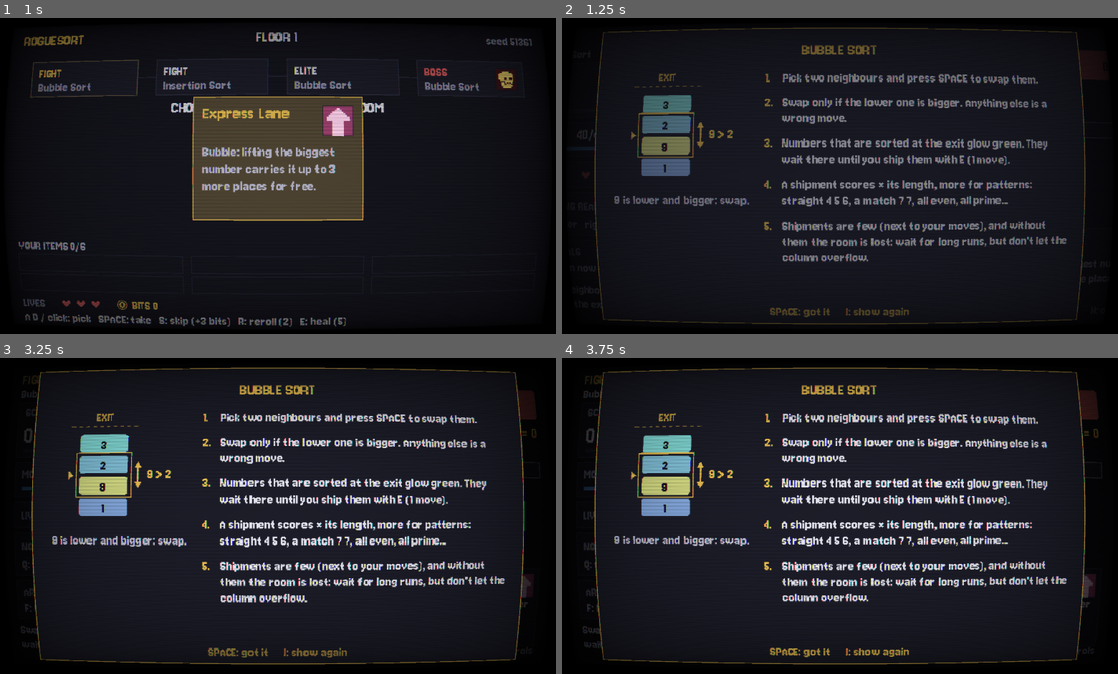
Above: before the commit, frames 1-4 (two rows, left to right).
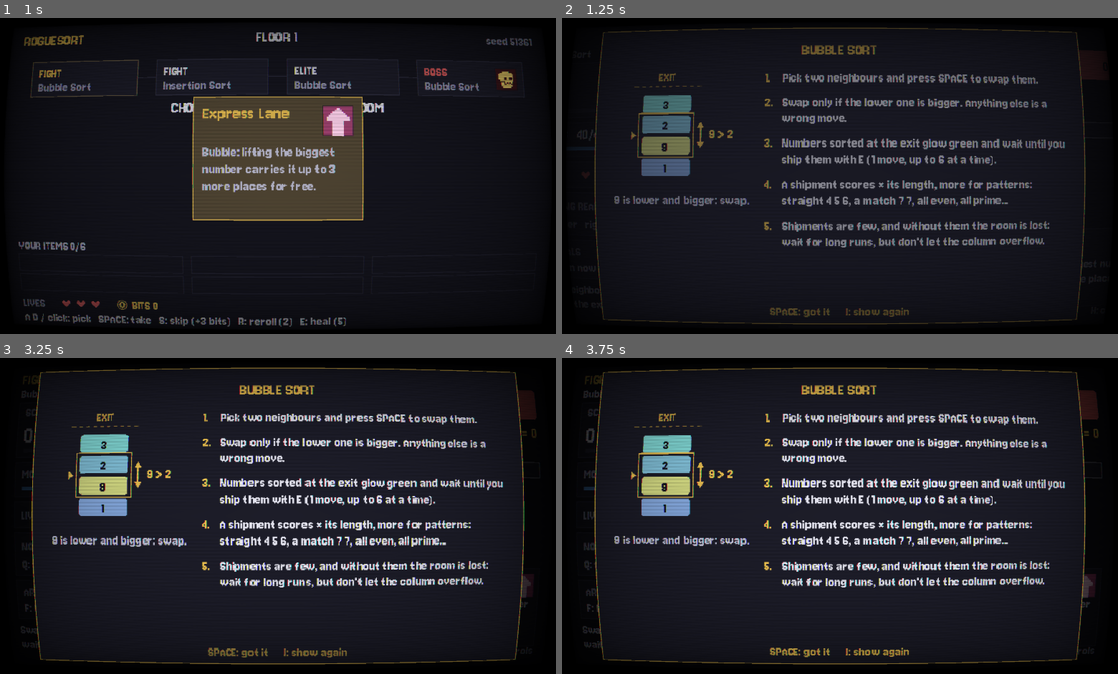
Above: after the commit, the same moments.

Repository: czarnabulka/Sortlite
Game: Godot game, scene res://ui/main.tscn
The game is run twice, just before and just after one commit, with the same random seed, the same clock (stepped at 60 frames per second) and the same inputs.
Inputs (mouse positions are in pixels of both pictures, inside the frame that each line leads up to):
- Up to frame 1 (1 s): tap Enter at 0.5, 0.6 s; move the mouse to (405, 160) at 0.52 s; hold Right from 0.53 s (still down); click (405, 160) at 0.67 s; tap Space at 0.77 s; tap E at 0.8 s
- Up to frame 2 (1.25 s): keep holding Right; tap Space at 1.07 s
- Up to frame 3 (3.25 s): move the mouse to (161, 531) at 1.27 s; release Right at 1.28 s; hold Down 1.28-2.03 s; tap E at 1.35 s; click (161, 531) at 1.42 s; tap Space at 1.52, 1.82, 3.02 s; tap Q at 1.55, 2.1 s; move the mouse to (333, 446) at 2.02 s; hold Right 2.03-2.78 s; click (333, 446) at 2.17 s; tap H at 2.3, 2.85 s; move the mouse to (250, 579) at 2.77 s; hold Up from 2.78 s (still down); click (250, 579) at 2.92 s; tap I at 3.05 s
- Up to frame 4 (3.75 s): tap Space at 3.32 s; move the mouse to (1012, 563) at 3.52 s; release Up at 3.53 s; hold Left from 3.53 s (still down); tap I at 3.6 s; click (1012, 563) at 3.67 s

Frame 1 is identical in both runs. In frame 2, 2.8% of the frame differs, in the area x 39-91%, y 38-78%; in frame 3, 2.9%; in frame 4, 2.9%.

Commit message:
Cap a shipment at 6 numbers
- E ships at most 6 ready numbers (Run.MAX_SHIP); the rest wait for the
  next shipment. In Insertion and Quick the whole column becomes ready at
  once, and a strong build cleared Quick rooms with one shipment in 43% of
  runs; with the cap it is 14-19%. A cap of 7 changed nothing, 5 cut
  normal wins to 36-58%.
- Insertion and Quick targets lowered to match (4700, 5700, 8000).
- The ship box and the shipping rule name the cap; three rule lines
  shortened so the Polish cards fit.
- Simulator: --cap N for experiments. Test, docs and chart updated.

Co-Authored-By: Claude Opus 5.5 <noreply@anthropic.com>

Diff:
--- a/core/bots/bots.gd
+++ b/core/bots/bots.gd
@@ -56,7 +56,7 @@
 	var room := session.room
 	if not room.manual_ship:
 		return choose_for(room)
-	var ready := room.ready_count()
+	var ready := room.shippable()
 	if policy == GREEDY:
 		return {"type": Events.SHIP, "count": ready} if ready > 0 else choose_for(room)
 	return _smart(session, ready)
--- a/core/room.gd
+++ b/core/room.gd
@@ -26,6 +26,9 @@
 ## player has to wait for runs worth a shipment. At 0 the room is lost
 ## unless the target is already met.
 var ships_left := -1
+## Ship rooms: the most numbers one shipment may hold (-1 = no limit;
+## runs use Run.MAX_SHIP).
+var max_ship := -1
 ## The score cannot go past this (-1 = no cap). A boss's phase shield: one
 ## big shipment cannot skip a phase, the points over it are lost.
 var score_cap := -1
@@ -65,7 +68,7 @@
 	var shipping: bool = move.get("type") == Events.SHIP
 	if shipping:
 		var n: int = move.get("count", 0)
-		if not manual_ship or n < 1 or n > ready_count() or ships_left == 0:
+		if not manual_ship or n < 1 or n > shippable() or ships_left == 0:
 			return false
 	elif not algorithm.is_legal(board, move):
 		return false
@@ -145,7 +148,7 @@
 		if algorithm.move_cost(board, m) <= budget:
 			out.append(m)
 	if manual_ship and budget >= 1 and ships_left != 0:
-		for n in range(1, ready_count() + 1):
+		for n in range(1, shippable() + 1):
 			out.append({"type": Events.SHIP, "count": n})
 	return out
 
@@ -154,6 +157,12 @@
 ## them there until shipped; classic rooms have 0 between moves).
 func ready_count() -> int:
 	return algorithm.ready_count(board)
+
+
+## How many of the ready numbers one shipment may take now.
+func shippable() -> int:
+	var ready := ready_count()
+	return ready if max_ship < 0 else mini(ready, max_ship)
 
 
 ## Points an element brings before any multiplier.
--- a/core/room_session.gd
+++ b/core/room_session.gd
@@ -54,6 +54,8 @@
 	"ship": false,
 	## Ship room: shipments per room (Room.ships_left), -1 = no limit.
 	"ships": -1,
+	## Ship room: the most numbers in one shipment (Room.max_ship), -1 = any.
+	"max_ship": -1,
 }
 
 var room: Room
@@ -121,6 +123,7 @@
 			cfg["target"], budget_max, bus, true)
 	room.manual_ship = bool(cfg["ship"])
 	room.ships_left = cfg["ships"] if room.manual_ship else -1
+	room.max_ship = int(cfg["max_ship"]) if room.manual_ship else -1
 	# The boss's phase shield: nothing gets past half of its HP before it is
 	# enraged, so even the biggest shipment cannot one-shot it.
 	if boss != BOSS_NONE:
--- a/core/run.gd
+++ b/core/run.gd
@@ -17,6 +17,10 @@
 const REROLL_COST := 2
 const HEAL_COST := 5
 const SKIP_BITS := 3
+## The most numbers one shipment may hold. In Insertion and Quick the whole
+## column becomes ready at once, and without a cap a strong build cleared
+## Quick rooms with one shipment in 43% of runs (16% with it).
+const MAX_SHIP := 6
 ## The shop opens once this many rooms are cleared (not after the last one).
 const SHOP_AFTER: Array[int] = [2, 4, 6]
 const SHOP_SIZE := 3
@@ -69,7 +73,7 @@
 	&"fight_bubble": {"kind": FIGHT, "algorithm": Algorithms.BUBBLE, "target": 1500, "budget": 40,
 			"ship_cfg": {"every_moves": 4, "target": 4000, "ships": 7}},
 	&"fight_insertion": {"kind": FIGHT, "algorithm": Algorithms.INSERTION, "target": 2800, "budget": 40,
-			"ship_cfg": {"every_moves": 2, "target": 5000, "ships": 5}},
+			"ship_cfg": {"every_moves": 2, "target": 4700, "ships": 5}},
 	&"elite_bubble": {"kind": ELITE, "algorithm": Algorithms.BUBBLE, "kind_data": DataGen.REVERSED,
 			"start": 5, "every_moves": 4, "target": 1800, "budget": 45,
 			"ship_cfg": {"every_moves": 5, "target": 3200, "ships": 7}},
@@ -77,7 +81,7 @@
 	# shipping at once would always be best: ship rooms use duplicates instead.
 	&"elite_insertion": {"kind": ELITE, "algorithm": Algorithms.INSERTION, "kind_data": DataGen.REVERSED,
 			"start": 7, "every_moves": 4, "target": 3000, "budget": 45,
-			"ship_cfg": {"kind_data": DataGen.DUPES, "target": 6000, "ships": 6}},
+			"ship_cfg": {"kind_data": DataGen.DUPES, "target": 5700, "ships": 6}},
 	&"boss_adversary": {"kind": BOSS, "algorithm": Algorithms.BUBBLE, "feed": RoomSession.FEED_ADVERSARY,
 			"boss": RoomSession.BOSS_ADVERSARY, "strike_every": 4, "start": 5, "every_moves": 4,
 			"target": 2400, "budget": 60,
@@ -93,7 +97,7 @@
 	# Splits hand out long sorted runs by themselves, so with more shipments
 	# shipping at once was nearly as good as waiting: Quick rooms get 4.
 	&"fight_quick": {"kind": FIGHT, "algorithm": Algorithms.QUICK, "target": 4000, "budget": 40,
-			"ship_cfg": {"every_moves": 3, "target": 8500, "ships": 4}},
+			"ship_cfg": {"every_moves": 3, "target": 8000, "ships": 4}},
 	&"elite_pancake": {"kind": ELITE, "algorithm": Algorithms.PANCAKE, "start": 6, "target": 2300, "budget": 40,
 			"every_moves": 2, "ship_cfg": {"every_moves": 3, "target": 8000, "ships": 7}},
 	# Many equal numbers: a pivot sends its equals to one side, so the
@@ -308,6 +312,7 @@
 		"boss": r.get("boss", RoomSession.BOSS_NONE),
 		"strike_every": r.get("strike_every", 5),
 		"ships": r.get("ships", -1),
+		"max_ship": MAX_SHIP if p_ship else -1,
 	}
 
 
--- a/i18n/strings.csv
+++ b/i18n/strings.csv
@@ -126,10 +126,10 @@
 HINT_SHIP_BUBBLE,Swap neighbours. Sorted numbers wait at the exit: E ships them.,Zamieniaj sąsiadów. Posortowane czekają przy wyjściu: E je wysyła.
 HINT_SHIP_INSERTION,Put the gold key into the sorted top. E ships the ready ones.,Wstaw złoty klucz wyżej. E wysyła gotowe.
 HELP_SHIP,E / Q / right-click|ship the ready run / fewer / up to here,E / Q / PPM|wyślij gotowe / mniej / do tej
-RULES_SHIP_1,Numbers that are sorted at the exit glow green. They wait there until you ship them with E (1 move).,"Liczby posortowane przy wyjściu świecą na zielono. Czekają, aż wyślesz je klawiszem E (1 ruch)."
+RULES_SHIP_1,"Numbers sorted at the exit glow green and wait until you ship them with E (1 move, up to %d at a time).","Posortowane przy wyjściu świecą na zielono i czekają, aż wyślesz je klawiszem E (1 ruch, najwyżej %d naraz)."
 RULES_SHIP_2,"A shipment scores × its length, more for patterns: straight 4 5 6, a match 7 7, all even, all prime...","Wysyłka daje × swoją długość, więcej za wzory: strit 4 5 6, komplet 7 7, same parzyste, same pierwsze..."
 SHIPS,SHIPS,WYSYŁKI
-RULES_SHIP_3,"Shipments are few (next to your moves), and without them the room is lost: wait for long runs, but don't let the column overflow.","Wysyłek jest mało (obok ruchów), a bez nich przegrywasz pokój: czekaj na długie serie, ale nie przepełnij kolumny."
+RULES_SHIP_3,"Shipments are few, and without them the room is lost: wait for long runs, but don't let the column overflow.","Wysyłek jest mało, a bez nich przegrywasz pokój: czekaj na długie serie, ale nie przepełnij kolumny."
 HELP_MENU,ESC|menu: settings / quit,ESC|menu: ustawienia / wyjście
 MENU_TAGLINE,a roguelite about sorting,roguelite o sortowaniu
 MENU_PLAY,New run,Nowy run
@@ -177,7 +177,7 @@
 HINT_SHIP_QUICK,"Pick a pivot to split a segment. E ships the ready ones.","Wybierz pivot, żeby podzielić odcinek. E wysyła gotowe."
 RULES_QUICK_1,Numbers not yet in their place form segments (the brackets). Pick a pivot in one and press SPACE.,Liczby jeszcze nie na swoim miejscu tworzą odcinki (nawiasy). Wybierz w jednym pivot i wciśnij SPACJĘ.
 RULES_QUICK_2,"The segment splits: smaller numbers go above the pivot, the rest below, and the pivot lands in its place.","Odcinek się dzieli: mniejsze idą nad pivot, reszta pod niego, a pivot trafia na swoje miejsce."
-RULES_QUICK_3,A split costs 1 move per other number in the segment. A middle value is cheap; the smallest reaches the exit sooner.,Podział kosztuje 1 ruch za każdą inną liczbę w odcinku. Środkowa wartość jest tania; najmniejsza szybciej trafia do wyjścia.
+RULES_QUICK_3,"A split costs 1 move per other number in the segment. A middle value is cheap; the smallest leaves sooner.","Podział kosztuje 1 ruch za każdą inną liczbę odcinka. Środkowa jest tania, najmniejsza szybciej wychodzi."
 RULES_QUICK_4,"The smallest number leaves through the exit. When the top is sorted, several leave in a chain.","Najmniejsza liczba wychodzi wyjściem. Gdy góra jest posortowana, kilka wychodzi łańcuchem."
 RULES_PIC_QUICK,Pivot 4: 2 goes above it.,Pivot 4: 2 idzie nad niego.
 PIVOT,PIVOT,PIVOT
@@ -191,3 +191,4 @@
 SHOP_SOLD,SOLD,SPRZEDANE
 SHOP_SHIP_BOUGHT,+%d shipment next room,+%d wysyłka w następnym pokoju
 SHOP_KEYS,A D / click: choose   SPACE: buy   E: +1 shipment next room (%d)   R: restock (%d)   S: leave,A D / klik: wybór   SPACJA: kup   E: +1 wysyłka (%d)   R: nowy towar (%d)   S: wyjdź
+SHIP_CAP,up to %d per shipment,najwyżej %d na wysyłkę
--- a/sim/sim_rooms.gd
+++ b/sim/sim_rooms.gd
@@ -13,7 +13,9 @@
 
 ## Options after `--`: `--seeds 100` (default 300), `--only fight_bubble`
 ## (or a prefix with `*`: `--only "*quick"`), `--ship` (skip the classic rows),
-## `--items 0,2` (how many random items, one row each; default 0,2). Items are
+## `--items 0,2` (how many random items, one row each; default 0,2),
+## `--cap 6` (at most that many numbers per shipment instead of
+## Run.MAX_SHIP; `--cap -1` = no cap). Items are
 ## drawn from those that work in the room's algorithm. By floor 2 a player
 ## holds 4-5 items: `--items 4,5`. `--build sieve,doubler` plays a fixed
 ## build instead (in that slot order), to see what a chosen build does.
@@ -22,6 +24,8 @@
 ## target: a room that one hand can clear has no ship decision left.
 var seeds := 300
 var build: Array[StringName] = []
+## The shipment cap to play with; -2 = the room's own (Run.MAX_SHIP).
+var cap := -2
 
 
 func _initialize() -> void:
@@ -39,6 +43,9 @@
 		counts.clear()
 		for n in args[i + 1].split(",", false):
 			counts.append(int(n))
+	i = args.find("--cap")
+	if i >= 0 and i + 1 < args.size():
+		cap = int(args[i + 1])
 	i = args.find("--build")
 	if i >= 0 and i + 1 < args.size():
 		for id in args[i + 1].split(",", false):
@@ -82,6 +89,8 @@
 		var cfg := cfg0.duplicate()
 		cfg["enrage_at"] = ceili(target / 2.0)
 		cfg["target"] = 1_000_000_000
+		if cap != -2:
+			cfg["max_ship"] = cap
 		var session := RoomSession.new(s, RoomSession.ArrivalMode.TURNS, items, cfg)
 		session.start()
 		var guard := 0
--- a/tests/test_ship.gd
+++ b/tests/test_ship.gd
@@ -192,6 +192,21 @@
 		check_eq(ship.ships_max, ship.room.ships_left, "%s: max for the screen" % key)
 		var classic := RoomSession.new(1, RoomSession.ArrivalMode.TURNS, [], Run.session_config(Run.ROOMS[key], false))
 		check_eq(classic.room.ships_left, -1, "%s: classic rooms have no limit" % key)
+		check_eq(ship.room.max_ship, Run.MAX_SHIP, "%s: shipments are capped" % key)
+		check_eq(classic.room.max_ship, -1, "%s: classic rooms have no cap" % key)
+
+
+func test_a_shipment_holds_at_most_max_ship() -> void:
+	var room := _ship_room([1, 2, 3, 4, 5])  # all five ready at the top
+	room.max_ship = 3
+	check_eq(room.ready_count(), 5, "five ready")
+	check_eq(room.shippable(), 3, "three may go")
+	check(not room.play({"type": Events.SHIP, "count": 4}), "four is over the cap")
+	var counts: Array = room.affordable_moves().filter(func(m: Dictionary) -> bool:
+		return m.get("type") == Events.SHIP).map(func(m: Dictionary) -> int: return m["count"])
+	check_eq(counts, [1, 2, 3], "ship moves offered up to the cap")
+	check(room.play({"type": Events.SHIP, "count": 3}), "three ship")
+	check_eq(room.board.values(), [1, 2], "the rest wait for the next shipment")
 
 
 func test_insertion_elite_ship_room_uses_duplicates() -> void:
--- a/ui/room_view.gd
+++ b/ui/room_view.gd
@@ -265,9 +265,10 @@
 	return session.room.manual_ship
 
 
-## How many numbers E would ship now (0 when nothing is ready).
+## How many numbers E would ship now (0 when nothing is ready); at most
+## Room.max_ship, however long the ready run is.
 func ship_count() -> int:
-	var ready := session.room.ready_count()
+	var ready := session.room.shippable()
 	if ready == 0:
 		return 0
 	return ready if ship_n < 0 else clampi(ship_n, 1, ready)
@@ -386,7 +387,7 @@
 				var c := _cell_at(local)
 				if is_ship() and not is_over() and c >= 0:
 					var d := _exit_distance(c)
-					if d <= session.room.ready_count():
+					if d <= session.room.shippable():
 						if d == ship_count():
 							_ship()
 						else:
@@ -1067,6 +1068,8 @@
 	_text(tr("SHIP_N") % n, Vector2(x + 8, box.position.y + 20), S, Palette.TEXT)
 	_text("×%d" % int(hand["mult"]), Vector2(x + 8, box.position.y + 21), M, Palette.GOLD, right, w - 16)
 	var sub := hand_names(patterns) if not patterns.is_empty() else tr("SHIP_KEYS")
+	if patterns.is_empty() and session.room.ready_count() > session.room.shippable():
+		sub = tr("SHIP_CAP") % session.room.max_ship  # the run is longer than one shipment
 	_text(sub, Vector2(x + 8, box.position.y + 41), S, Palette.GOLD if not patterns.is_empty() else Palette.MUTED)
 
 
@@ -1516,12 +1519,17 @@
 	for i in keys.size():
 		var color := Palette.BAD.lightened(0.2) if keys[i] == boss_rules else Palette.TEXT
 		_text("%d." % (i + 1), Vector2(x, y), S, Palette.GOLD)
-		draw_multiline_string(font, Vector2(x + 20, y), tr(keys[i]), HORIZONTAL_ALIGNMENT_LEFT, w - 20, S, 3, color)
+		draw_multiline_string(font, Vector2(x + 20, y), _rule_text(keys[i]), HORIZONTAL_ALIGNMENT_LEFT, w - 20, S, 3, color)
 		# The real wrapped height, so the next line never overlaps (wraps differ by language).
-		y += font.get_multiline_string_size(tr(keys[i]), HORIZONTAL_ALIGNMENT_LEFT, w - 20, S, 3).y + gap
+		y += font.get_multiline_string_size(_rule_text(keys[i]), HORIZONTAL_ALIGNMENT_LEFT, w - 20, S, 3).y + gap
 	var blink := 0.65 + 0.35 * sin(time * 3.0)
 	_text(tr("RULES_CLOSE"), Vector2(r.position.x, r.end.y - 10), S, Color(Palette.GOLD, blink), HORIZONTAL_ALIGNMENT_CENTER, r.size.x)
 	draw_set_transform_matrix(Transform2D.IDENTITY)
+
+
+## A rule line; the shipping rule names the shipment cap.
+func _rule_text(key: String) -> String:
+	return tr(key) % Run.MAX_SHIP if key == "RULES_SHIP_1" else tr(key)
 
 
 ## The boss card: a red flash, the boss's face, its name and what it does.
Binary file changed: i18n/strings.en.translation
Binary file changed: i18n/strings.pl.translation
Not shown, changed: CLAUDE.md
